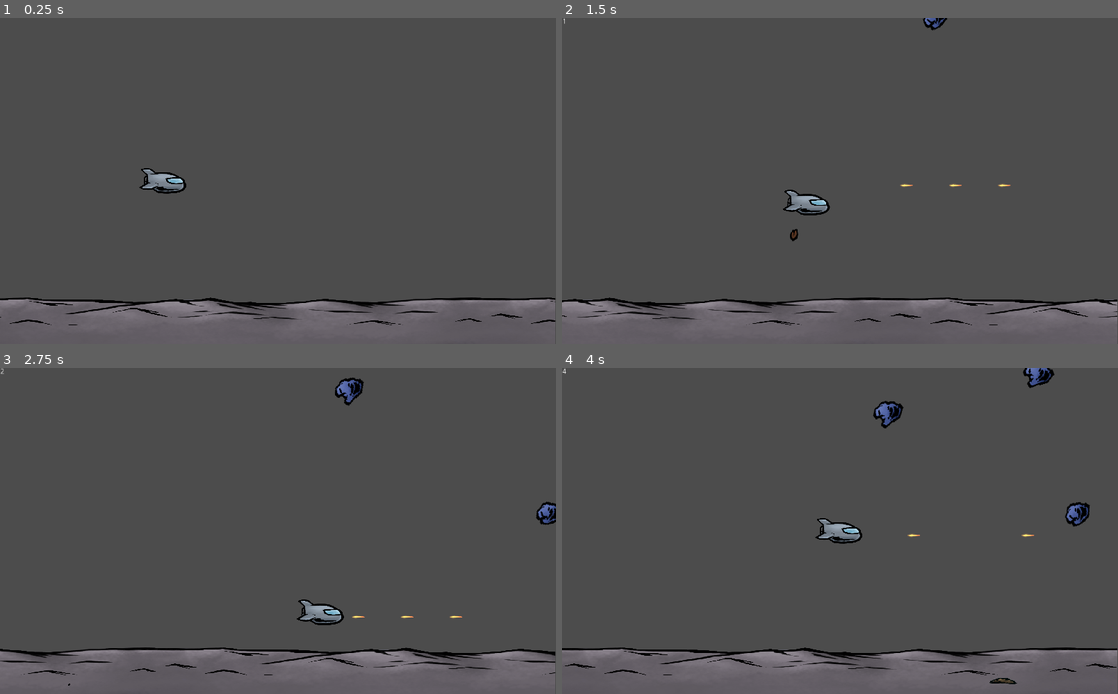
Above: before the commit, frames 1-4 (two rows, left to right).
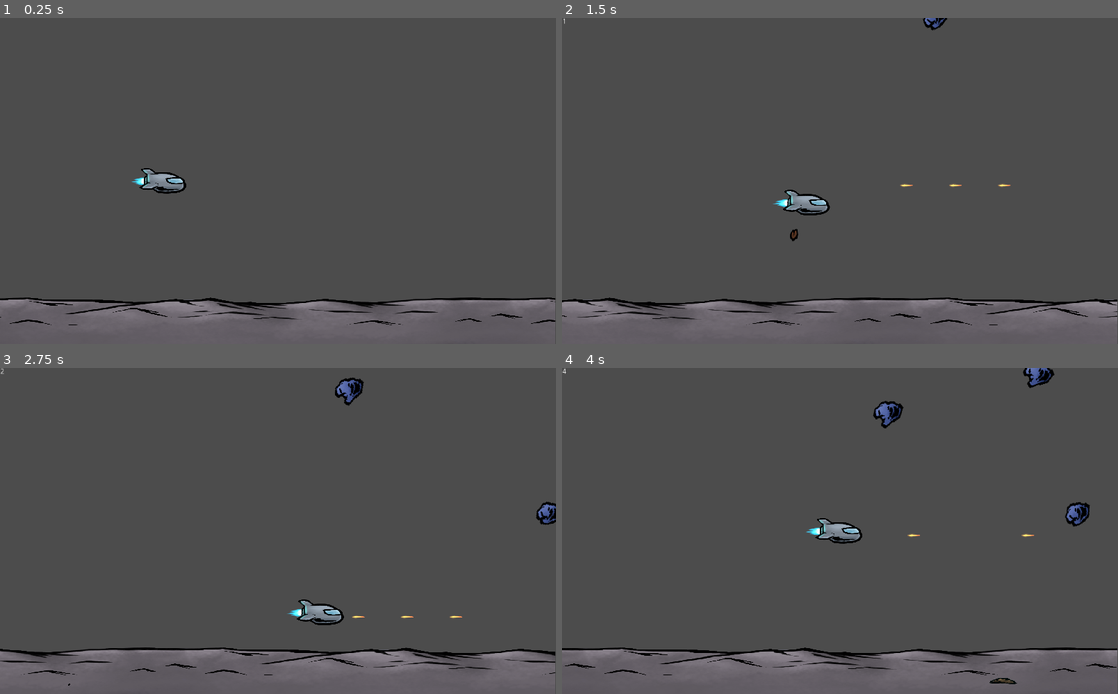
Above: after the commit, the same moments.

Repository: chapmanh/Terraformia
Game: Godot game, scene res://MainScenes/Game.tscn
Two runs of this game, one before a commit and one after it. Both use one fixed random seed, a clock stepped at 60 frames per second and the inputs below.
Inputs (mouse positions are in pixels of both pictures, inside the frame that each line leads up to):
- Up to frame 1 (0.25 s): no input
- Up to frame 2 (1.5 s): move the mouse to (962, 164) at 0.52 s; press the mouse at (962, 164) at 0.53 s; hold Right (game_right) 0.53-1.28 s; move the mouse to (728, 197) at 1.27 s; release the mouse at (728, 197) at 1.28 s; hold S (game_down) from 1.28 s (still down); right-click (728, 197) at 1.35 s
- Up to frame 3 (2.75 s): move the mouse to (333, 459) at 2.02 s; release S (game_down) at 2.03 s; press the mouse at (333, 459) at 2.03 s; hold Right (game_right) from 2.03 s (still down)
- Up to frame 4 (4 s): move the mouse to (812, 596) at 2.77 s; release Right (game_right) at 2.78 s; release the mouse at (812, 596) at 2.78 s; hold W (game_up) 2.78-3.53 s; right-click (812, 596) at 2.85 s; move the mouse to (1006, 579) at 3.52 s; press the mouse at (1006, 579) at 3.53 s; hold A (game_left) from 3.53 s (still down)

The runs differ from the first frame. In frame 1, less than 0.1% of the frame differs, in the area x 23-27%, y 46-52%; in frame 2, less than 0.1%, in the area x 37-43%, y 53-69%; in frame 3, less than 0.1%; in frame 4, less than 0.1%.

Commit message:
Super Sexy Ship Animation

Diff:
--- a/Moonshot/Player/Player.tscn
+++ b/Moonshot/Player/Player.tscn
@@ -7,6 +7,184 @@
 [ext_resource path="res://Assets/Ship/Ship_Damaged_2.png" type="Texture" id=5]
 [ext_resource path="res://Assets/AUDIO/READY-TO-USE sounds/SHIP IMPACT metal mid.wav" type="AudioStream" id=6]
 [ext_resource path="res://Assets/AUDIO/READY-TO-USE sounds/SHIP IMPACT metal low.wav" type="AudioStream" id=7]
+[ext_resource path="res://Assets/Ship/afterburner.png" type="Texture" id=8]
+[ext_resource path="res://Assets/Ship/Afterburnerglow.png" type="Texture" id=9]
+
+[sub_resource type="AtlasTexture" id=4]
+atlas = ExtResource( 8 )
+region = Rect2( 0, 0, 91, 42 )
+
+[sub_resource type="AtlasTexture" id=5]
+atlas = ExtResource( 8 )
+region = Rect2( 91, 0, 91, 42 )
+
+[sub_resource type="AtlasTexture" id=6]
+atlas = ExtResource( 8 )
+region = Rect2( 182, 0, 91, 42 )
+
+[sub_resource type="AtlasTexture" id=7]
+atlas = ExtResource( 8 )
+region = Rect2( 273, 0, 91, 42 )
+
+[sub_resource type="AtlasTexture" id=8]
+atlas = ExtResource( 8 )
+region = Rect2( 364, 0, 91, 42 )
+
+[sub_resource type="AtlasTexture" id=9]
+atlas = ExtResource( 8 )
+region = Rect2( 0, 42, 91, 42 )
+
+[sub_resource type="AtlasTexture" id=10]
+atlas = ExtResource( 8 )
+region = Rect2( 91, 42, 91, 42 )
+
+[sub_resource type="AtlasTexture" id=11]
+atlas = ExtResource( 8 )
+region = Rect2( 182, 42, 91, 42 )
+
+[sub_resource type="AtlasTexture" id=12]
+atlas = ExtResource( 8 )
+region = Rect2( 273, 42, 91, 42 )
+
+[sub_resource type="AtlasTexture" id=13]
+atlas = ExtResource( 8 )
+region = Rect2( 364, 42, 91, 42 )
+
+[sub_resource type="AtlasTexture" id=14]
+atlas = ExtResource( 8 )
+region = Rect2( 0, 84, 91, 42 )
+
+[sub_resource type="AtlasTexture" id=15]
+atlas = ExtResource( 8 )
+region = Rect2( 91, 84, 91, 42 )
+
+[sub_resource type="AtlasTexture" id=16]
+atlas = ExtResource( 8 )
+region = Rect2( 182, 84, 91, 42 )
+
+[sub_resource type="AtlasTexture" id=17]
+atlas = ExtResource( 8 )
+region = Rect2( 273, 84, 91, 42 )
+
+[sub_resource type="AtlasTexture" id=18]
+atlas = ExtResource( 8 )
+region = Rect2( 364, 84, 91, 42 )
+
+[sub_resource type="AtlasTexture" id=19]
+atlas = ExtResource( 8 )
+region = Rect2( 0, 126, 91, 42 )
+
+[sub_resource type="AtlasTexture" id=20]
+atlas = ExtResource( 8 )
+region = Rect2( 91, 126, 91, 42 )
+
+[sub_resource type="AtlasTexture" id=21]
+atlas = ExtResource( 8 )
+region = Rect2( 182, 126, 91, 42 )
+
+[sub_resource type="AtlasTexture" id=22]
+atlas = ExtResource( 8 )
+region = Rect2( 273, 126, 91, 42 )
+
+[sub_resource type="AtlasTexture" id=23]
+atlas = ExtResource( 8 )
+region = Rect2( 364, 126, 91, 42 )
+
+[sub_resource type="SpriteFrames" id=24]
+animations = [ {
+"frames": [ SubResource( 4 ), SubResource( 5 ), SubResource( 6 ), SubResource( 7 ), SubResource( 8 ), SubResource( 9 ), SubResource( 10 ), SubResource( 11 ), SubResource( 12 ), SubResource( 13 ), SubResource( 14 ), SubResource( 15 ), SubResource( 16 ), SubResource( 17 ), SubResource( 18 ), SubResource( 19 ), SubResource( 20 ), SubResource( 21 ), SubResource( 22 ), SubResource( 23 ) ],
+"loop": true,
+"name": "default",
+"speed": 60.0
+} ]
+
+[sub_resource type="AtlasTexture" id=25]
+atlas = ExtResource( 9 )
+region = Rect2( 0, 0, 81, 90 )
+
+[sub_resource type="AtlasTexture" id=26]
+atlas = ExtResource( 9 )
+region = Rect2( 81, 0, 81, 90 )
+
+[sub_resource type="AtlasTexture" id=27]
+atlas = ExtResource( 9 )
+region = Rect2( 162, 0, 81, 90 )
+
+[sub_resource type="AtlasTexture" id=28]
+atlas = ExtResource( 9 )
+region = Rect2( 243, 0, 81, 90 )
+
+[sub_resource type="AtlasTexture" id=29]
+atlas = ExtResource( 9 )
+region = Rect2( 324, 0, 81, 90 )
+
+[sub_resource type="AtlasTexture" id=30]
+atlas = ExtResource( 9 )
+region = Rect2( 0, 90, 81, 90 )
+
+[sub_resource type="AtlasTexture" id=31]
+atlas = ExtResource( 9 )
+region = Rect2( 81, 90, 81, 90 )
+
+[sub_resource type="AtlasTexture" id=32]
+atlas = ExtResource( 9 )
+region = Rect2( 162, 90, 81, 90 )
+
+[sub_resource type="AtlasTexture" id=33]
+atlas = ExtResource( 9 )
+region = Rect2( 243, 90, 81, 90 )
+
+[sub_resource type="AtlasTexture" id=34]
+atlas = ExtResource( 9 )
+region = Rect2( 324, 90, 81, 90 )
+
+[sub_resource type="AtlasTexture" id=35]
+atlas = ExtResource( 9 )
+region = Rect2( 0, 180, 81, 90 )
+
+[sub_resource type="AtlasTexture" id=36]
+atlas = ExtResource( 9 )
+region = Rect2( 81, 180, 81, 90 )
+
+[sub_resource type="AtlasTexture" id=37]
+atlas = ExtResource( 9 )
+region = Rect2( 162, 180, 81, 90 )
+
+[sub_resource type="AtlasTexture" id=38]
+atlas = ExtResource( 9 )
+region = Rect2( 243, 180, 81, 90 )
+
+[sub_resource type="AtlasTexture" id=39]
+atlas = ExtResource( 9 )
+region = Rect2( 324, 180, 81, 90 )
+
+[sub_resource type="AtlasTexture" id=40]
+atlas = ExtResource( 9 )
+region = Rect2( 0, 270, 81, 90 )
+
+[sub_resource type="AtlasTexture" id=41]
+atlas = ExtResource( 9 )
+region = Rect2( 81, 270, 81, 90 )
+
+[sub_resource type="AtlasTexture" id=42]
+atlas = ExtResource( 9 )
+region = Rect2( 162, 270, 81, 90 )
+
+[sub_resource type="AtlasTexture" id=43]
+atlas = ExtResource( 9 )
+region = Rect2( 243, 270, 81, 90 )
+
+[sub_resource type="AtlasTexture" id=44]
+atlas = ExtResource( 9 )
+region = Rect2( 324, 270, 81, 90 )
+
+[sub_resource type="SpriteFrames" id=45]
+animations = [ {
+"frames": [ SubResource( 25 ), SubResource( 26 ), SubResource( 27 ), SubResource( 28 ), SubResource( 29 ), SubResource( 30 ), SubResource( 31 ), SubResource( 32 ), SubResource( 33 ), SubResource( 34 ), SubResource( 35 ), SubResource( 36 ), SubResource( 37 ), SubResource( 38 ), SubResource( 39 ), SubResource( 40 ), SubResource( 41 ), SubResource( 42 ), SubResource( 43 ), SubResource( 44 ) ],
+"loop": true,
+"name": "default",
+"speed": 60.0
+} ]
 
 [sub_resource type="Animation" id=1]
 resource_name = "damage"
@@ -77,6 +255,14 @@
 
 [node name="Sprites" type="Node2D" parent="."]
 
+[node name="Afterburner" type="AnimatedSprite" parent="Sprites"]
+position = Vector2( -35, 0 )
+scale = Vector2( 0.5, 0.5 )
+frames = SubResource( 24 )
+frame = 3
+playing = true
+offset = Vector2( -25, 0 )
+
 [node name="Ship_0" type="Sprite" parent="Sprites"]
 scale = Vector2( 0.5, 0.5 )
 texture = ExtResource( 3 )
@@ -96,6 +282,18 @@
 scale = Vector2( 0.5, 0.5 )
 texture = ExtResource( 4 )
 region_rect = Rect2( 10, 171, 175, 94 )
+
+[node name="Sparks" type="CPUParticles2D" parent="Sprites/Ship_3"]
+scale = Vector2( 2, 2 )
+emission_shape = 2
+emission_rect_extents = Vector2( 10, 1 )
+
+[node name="Afterburnerglow" type="AnimatedSprite" parent="Sprites"]
+position = Vector2( -25.7985, -5.70092 )
+scale = Vector2( 0.5, 0.5 )
+frames = SubResource( 45 )
+frame = 5
+playing = true
 
 [node name="CollisionShape2D" type="CollisionPolygon2D" parent="."]
 visible = false
@@ -107,6 +305,7 @@
 position = Vector2( 44.8324, 8.50123 )
 
 [node name="SecondaryPositions" type="Node2D" parent="."]
+position = Vector2( 0, -0.141373 )
 
 [node name="Secondary_1" type="Node2D" parent="SecondaryPositions"]
 position = Vector2( 5.30554, 24.4896 )
Not shown: 1 places in Moonshot/Player/Player.tscn that only renumber resources
